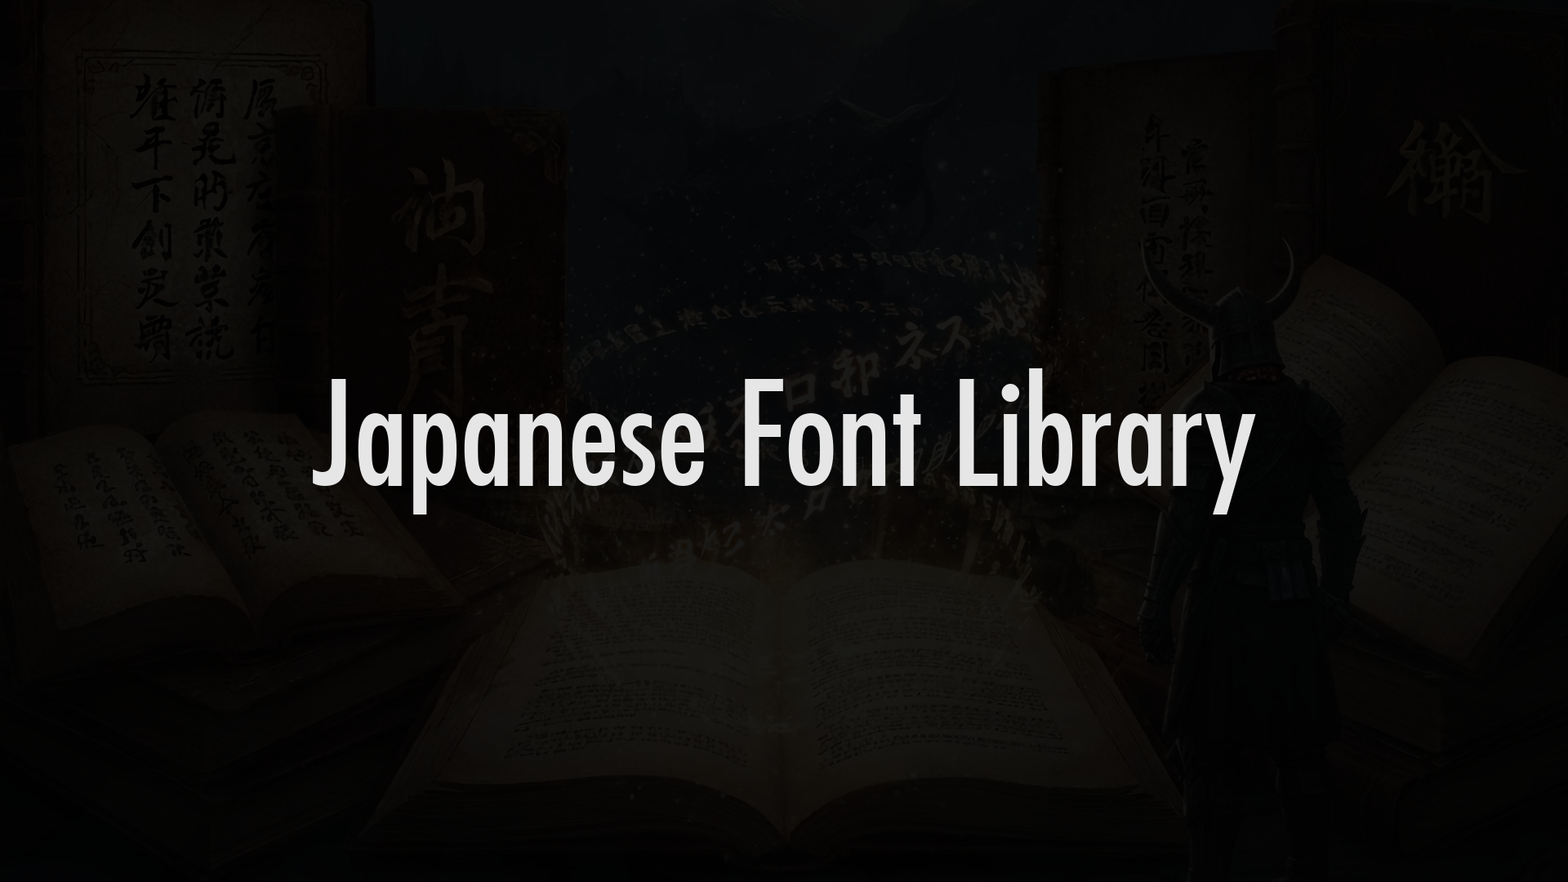
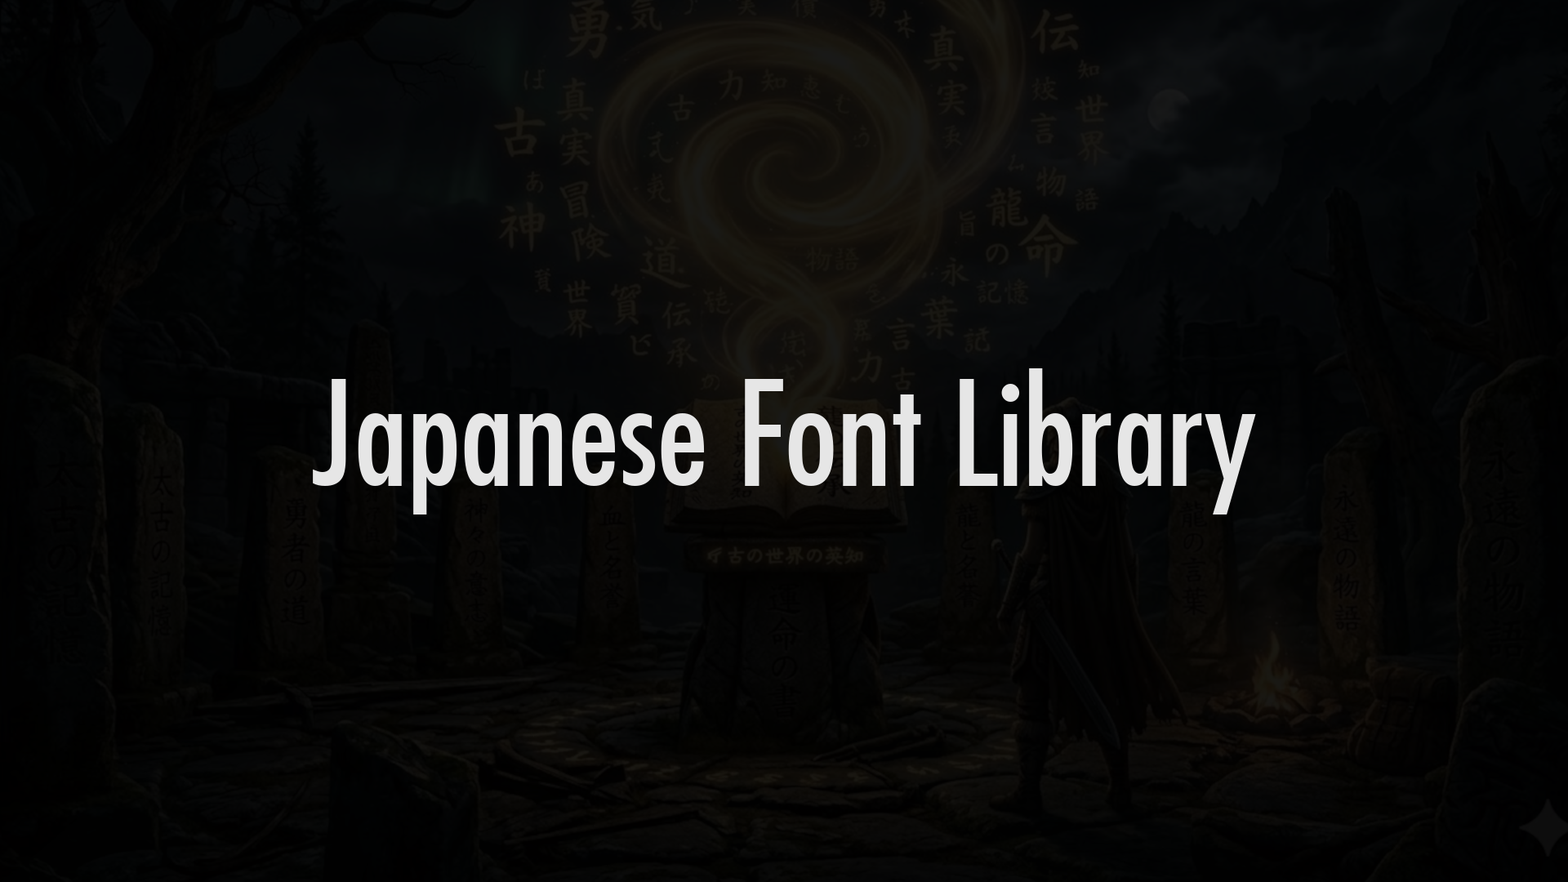
Layered file, before and after one edit (w=1568, h=882). Changes by layer:
renamed "unnamed(CUnet)(noise_scale)(Level0)(x3.000000).png" to "eyecatch_background.jpg", painted on it over [0, 0, 1568, 882]
painted on "背景" over [0, 0, 1568, 882]